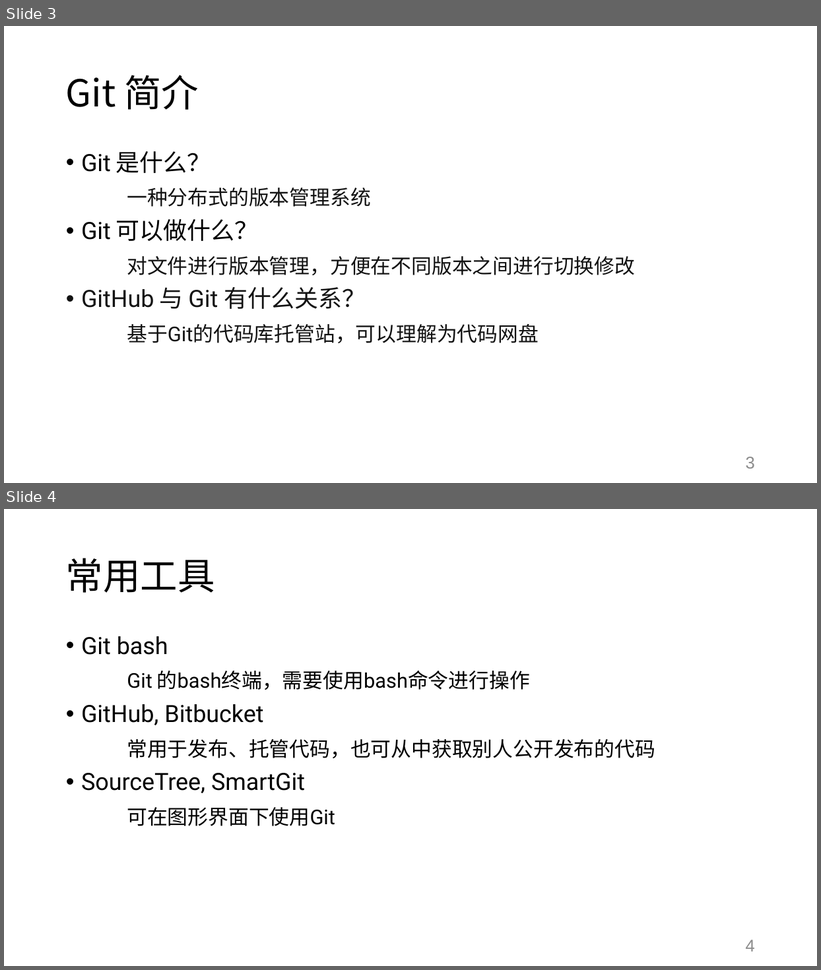
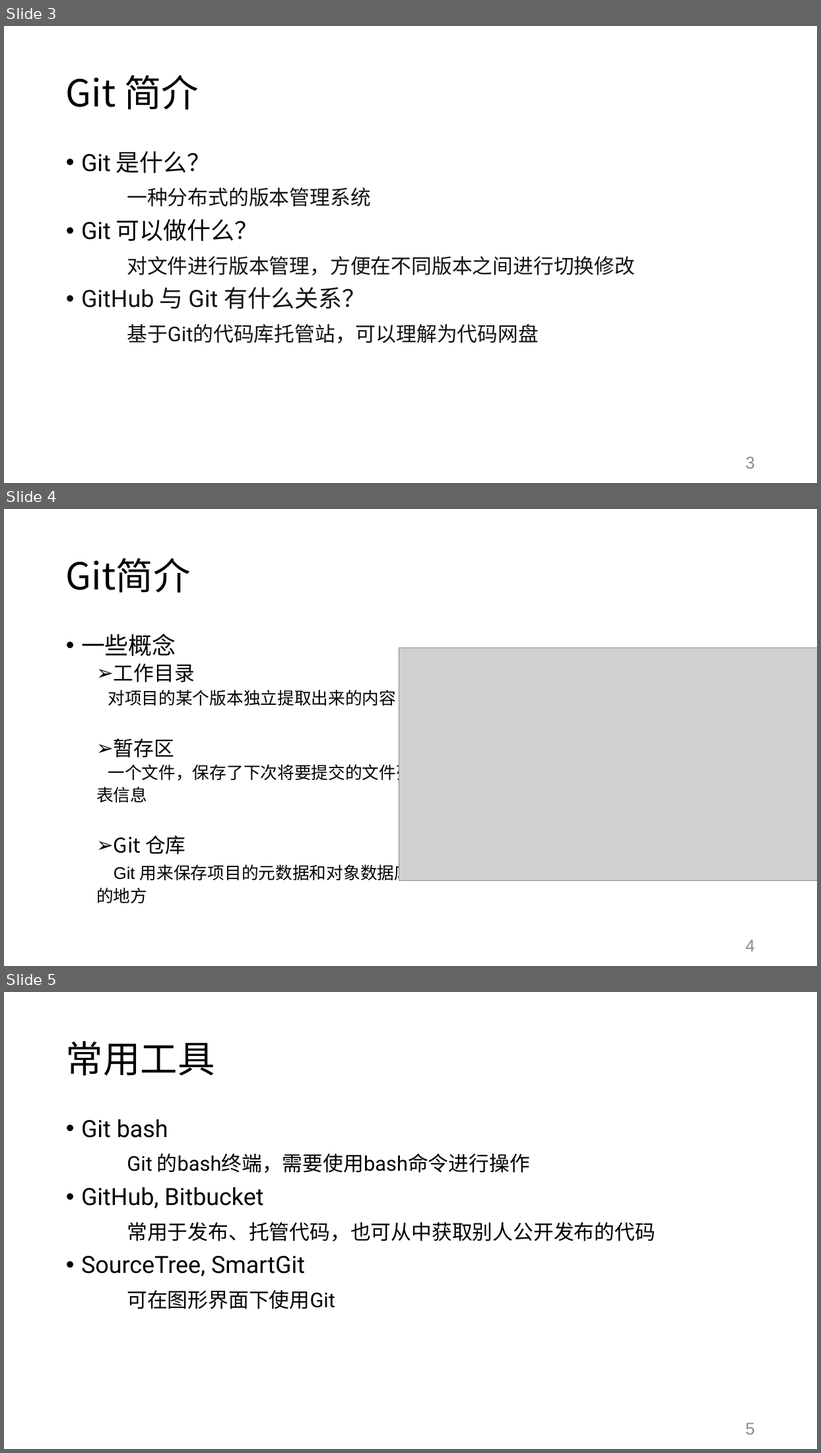
Before and after one commit to SwaggyZhang/Tutorial, a slide deck: 20220513.pptx. Shown one above the other, each under a label of ours: slides 3 and 4 before the commit, slides 3, 4 and 5 after it. The pictures are 821x970 and 821x1453 pixels, drawn with LibreOffice and Linux fonts; fonts in the diff are those of the drawing; grey boxes stand for pictures. Boxes give left, top, right and bottom in pixels: in the first picture for what was removed or moved away, otherwise in the second. Text is boxed around its words. In the diff, an @@ line names an element or a change of style, - is before the commit and + after.

```diff
--- a/20220513.pptx
+++ b/20220513.pptx
@@ slide 4 added at [4, 509, 817, 966], background #FFFFFF @@
@@ title added at [66, 558, 191, 593], 44 pt, text #000000 @@
+Git简介
@@ text added at [81, 634, 413, 904], 20 pt, text #000000 @@
+• 一些概念
+  ➢ 工作目录
+  对项目的某个版本独立提取出来的内容
+  ➢ 暂存区
+  一个文件，保存了下次将要提交的文件列
+  表信息
+  ➢ Git 仓库
+  Git 用来保存项目的元数据和对象数据库
+  的地方
@@ picture added at [399, 648, 817, 881] @@
@@ page number added at [746, 940, 755, 952], 20 pt, text #8C8C8C @@
+4
@@ what was slide 4 is now slide 5 @@
@@ page number at [746, 1423, 755, 1435]: text changed @@
-4
+5
```
Also in this commit, not shown: 7 slides changed, 2 other slides added, 5 other files.
